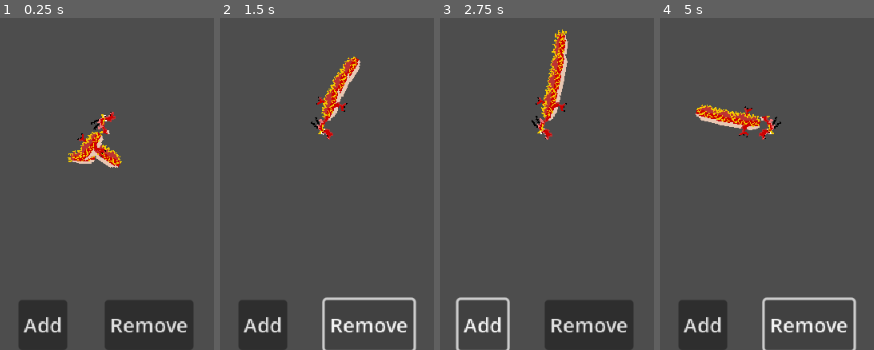
Above: before the commit, frames 1-4 (left to right).
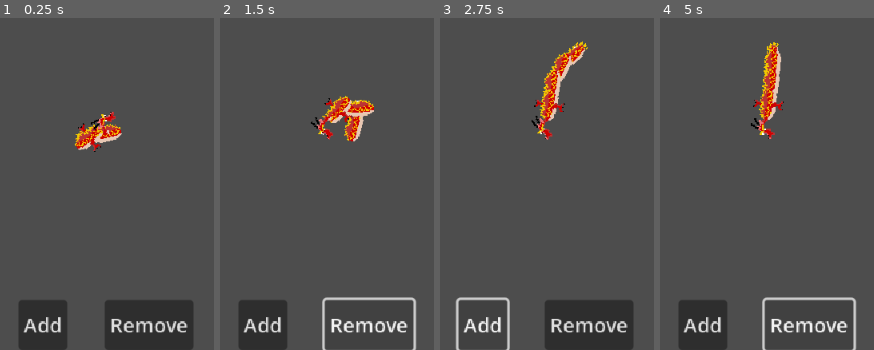
Above: after the commit, the same moments.

Repository: Steaf23/GMTK-2025
Game: Godot game, scene res://world.tscn
Two runs of this game, one before a commit and one after it. Both use one fixed random seed, a clock stepped at 60 frames per second and the inputs below.
Inputs:
- Up to frame 1 (0.25 s): no input
- Up to frame 2 (1.5 s): click "Add" at 0.5 s; click "Remove" at 1.25 s
- Up to frame 3 (2.75 s): click "Add" at 2 s
- Up to frame 4 (5 s): click "Remove" at 2.75 s; click "Add" at 3.5 s; click "Remove" at 4.25 s

The runs differ from the first frame. In frame 1, 2.1% of the frame differs, in the area x 31-58%, y 31-46%; in frame 2, 2.9%; in frame 3, 2.2%; in frame 4, 3.6%, in the area x 16-58%, y 7-37%.

Commit message:
- draw segment index (debug)

Diff:
--- a/dragon/body_segment.gd
+++ b/dragon/body_segment.gd
@@ -3,6 +3,8 @@
 
 
 signal body_collision_exited()
+
+var idx = 0
 
 @onready var leading: Node2D = null
 
@@ -30,10 +32,11 @@
 	has_arms = randi() % 5 == 0 # A segment has 1 in 3 chance to have arms
 
 
-func update_position(leading: Node2D, follow_distance: float, speed: int, delta: float) -> bool:
+func update_position(leading: Node2D, follow_distance: float, speed: int, delta: float, idx: int) -> bool:
 	if leading is not Segment: # leading must be the head, so we have arms.
 		has_arms = true
 
+	self.idx = idx
 
 	self.leading = leading
 	var target = leading.global_position.direction_to(global_position) * follow_distance + leading.global_position
@@ -48,6 +51,8 @@
 	velocity = velocity.lerp(target_velocity, 0.4)
 	#b.velocity = lerp(old_velocity, b.velocity, 0.1)
 	move_and_slide()
+
+	queue_redraw()
 	return true
 
 
@@ -70,3 +75,7 @@
 		return
 
 	body_collision_exited.emit(body)
+
+
+func _draw() -> void:
+	draw_string(ThemeDB.fallback_font, Vector2.ZERO + Vector2(-5, 5), str(idx), HORIZONTAL_ALIGNMENT_CENTER, -1, 16)
--- a/dragon/dragon.gd
+++ b/dragon/dragon.gd
@@ -2,7 +2,7 @@
 extends Node2D
 
 @export var follow_distance: int = 15
-@export var speed: int = 150
+@export var speed: int = 50
 @export var speed_mult: float = 1.0
 
 @onready var head: CharacterBody2D = $Head
@@ -27,7 +27,7 @@
 	var leading: Node2D = head
 	var idx = 0
 	for b in segments():
-		if not b.update_position(leading, follow_distance, cur_speed, delta):
+		if not b.update_position(leading, follow_distance, cur_speed, delta, $Body.get_child_count() - idx):
 			break
 
 		leading = b
